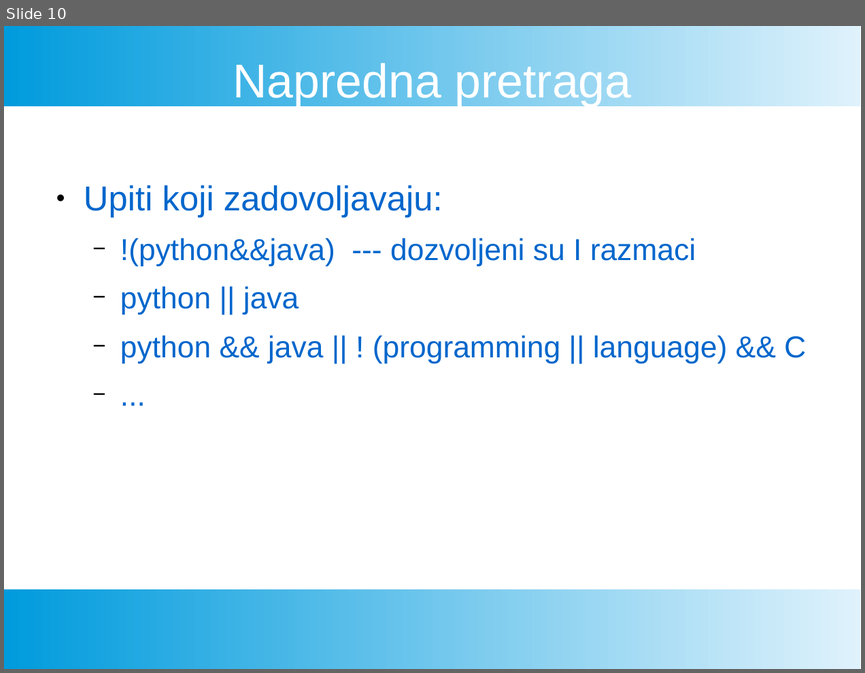
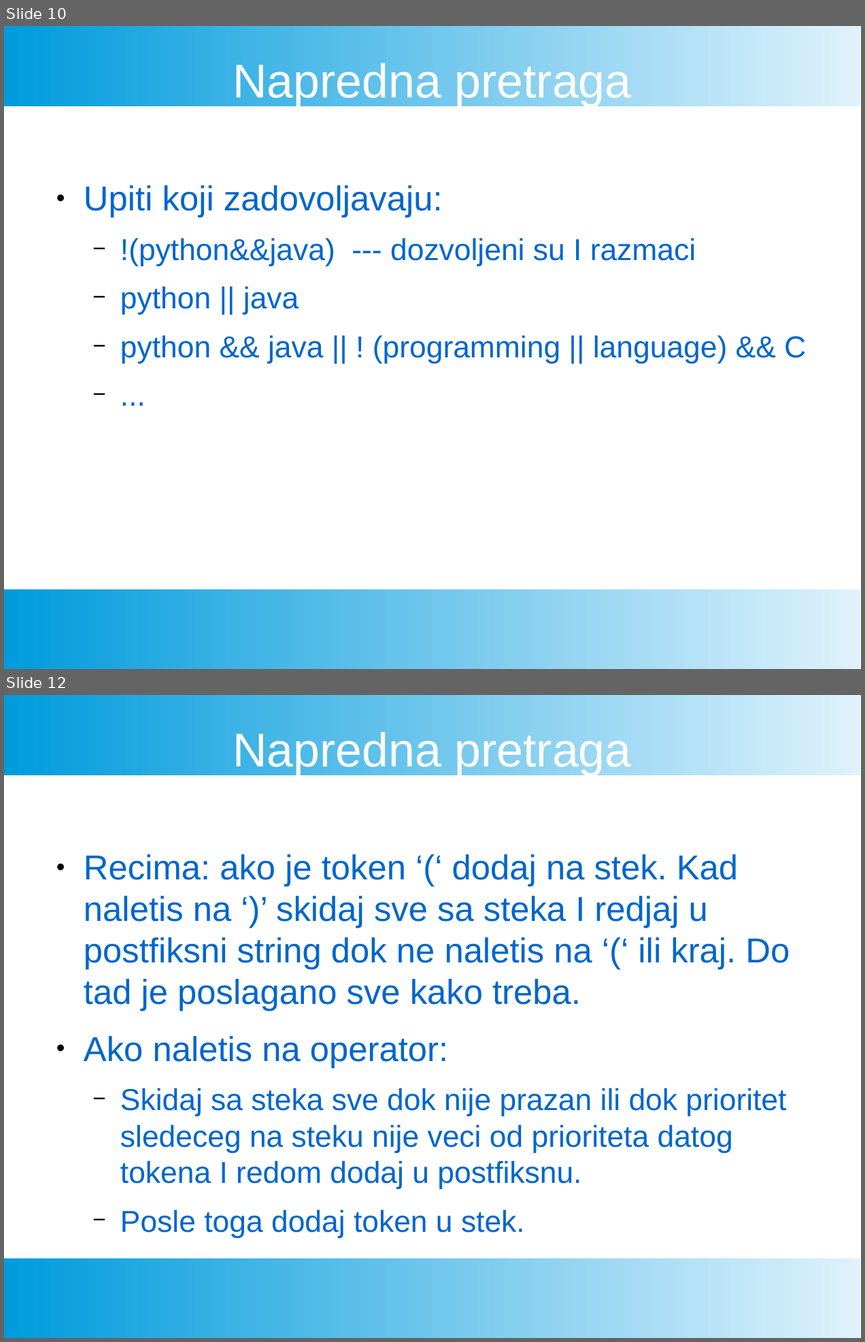
Before and after one commit to FTN-E2-materials/SearchEngine, a slide deck: ProjekatPrezentacija.pptx. Shown one above the other, each under a label of ours: slide 10 before the commit, slides 10 and 12 after it; the slides between them are not shown. The pictures are 865x673 and 865x1342 pixels, drawn with LibreOffice and Linux fonts; fonts in the diff are those of the drawing. Boxes give left, top, right and bottom in pixels: in the first picture for what was removed or moved away, otherwise in the second. Text is boxed around its words. In the diff, an @@ line names an element or a change of style, - is before the commit and + after.

Commit message:
dodata napredna pretraga u prezentaciju

```diff
--- a/ProjekatPrezentacija.pptx
+++ b/ProjekatPrezentacija.pptx
@@ slide 12 added at <box>4,695,861,1338</box>, background #FFFFFF; not listed: 2 template elements that a slide beside it also shows @@
@@ text added at <box>233,732,632,775</box>, 44 pt, text #FFFFFF @@
+Napredna pretraga
@@ text added at <box>84,854,789,1232</box>, 32 pt, text #0066CC @@
+● Recima: ako je token ‘(‘ dodaj na stek. Kad naletis na ‘)’ skidaj sve sa steka I redjaj u postfiksni string dok ne naletis na ‘(‘ ili kraj. Do tad je poslagano sve kako treba.
+● Ako naletis na operator:
+  − Skidaj sa steka sve dok nije prazan ili dok prioritet sledeceg na steku nije veci od prioriteta datog tokena I redom dodaj u postfiksnu.
+  − Posle toga dodaj token u stek.
```
Also in this commit, not shown: 9 other slides added, 1 slide removed, 1 other file.
